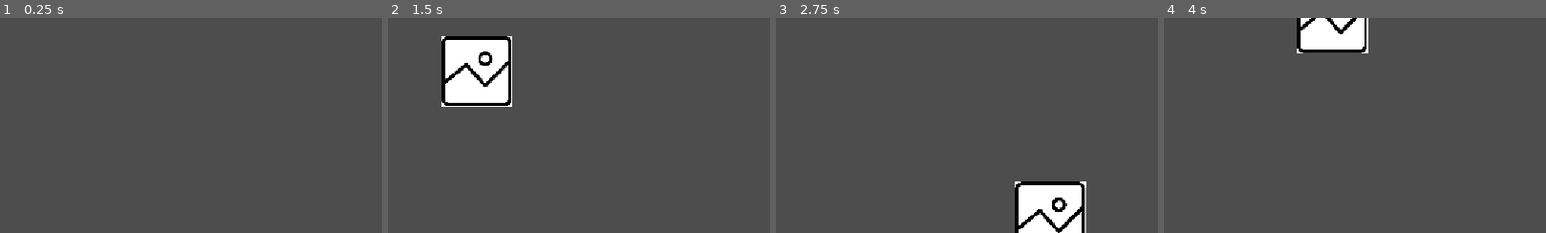
Above: before the commit, frames 1-4 (left to right).
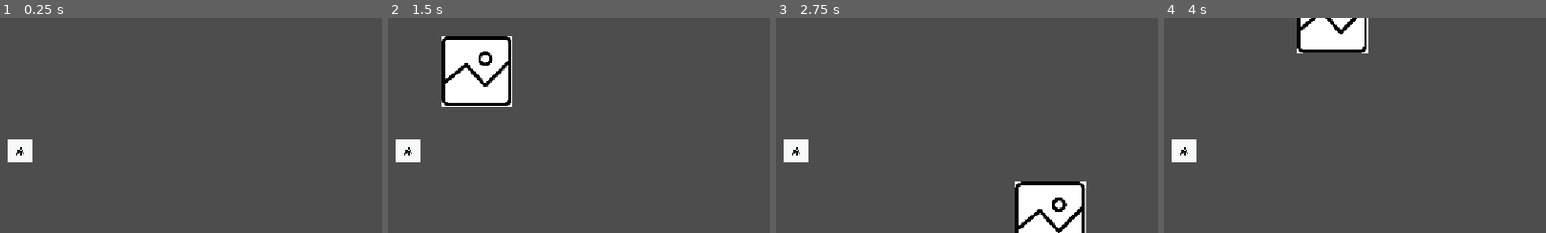
Above: after the commit, the same moments.

Repository: axxel-otl/placeholder
Game: Godot game, scene res://main.tscn
The game is run twice, just before and just after one commit, with the same random seed, the same clock (stepped at 60 frames per second) and the same inputs.
Inputs:
- Up to frame 1 (0.25 s): no input
- Up to frame 2 (1.5 s): tap Enter at 0.5 s; hold Right (ui_right) 0.53-1.28 s; hold Down (ui_down) from 1.28 s (still down)
- Up to frame 3 (2.75 s): release Down (ui_down) at 2.03 s; hold Right (ui_right) from 2.03 s (still down)
- Up to frame 4 (4 s): release Right (ui_right) at 2.78 s; hold Up (ui_up) 2.78-3.53 s; hold Left (ui_left) from 3.53 s (still down)
The pictures show only the part of the screen within x 15-65%, y 0-50%; the shares and areas given below are measured in that part.

The runs differ from the first frame. In frame 1, 0.7% of the frame differs, in the area x 2-9%, y 56-68%; in frame 2, 0.7%; in frame 3, 0.7%; in frame 4, 0.7%.

Commit message:
style(./main.tscn): Move the coin a little bit

Diff:
--- a/main.tscn
+++ b/main.tscn
@@ -26,7 +26,7 @@
 shape = SubResource("RectangleShape2D_miocd")
 
 [node name="Coin" type="Area2D" parent="." unique_id=1339180829 groups=["coin"]]
-position = Vector2(354, -117)
+position = Vector2(199, 200)
 
 [node name="Sprite2D" type="Sprite2D" parent="Coin" unique_id=217265888]
 scale = Vector2(0.1, 0.1)
